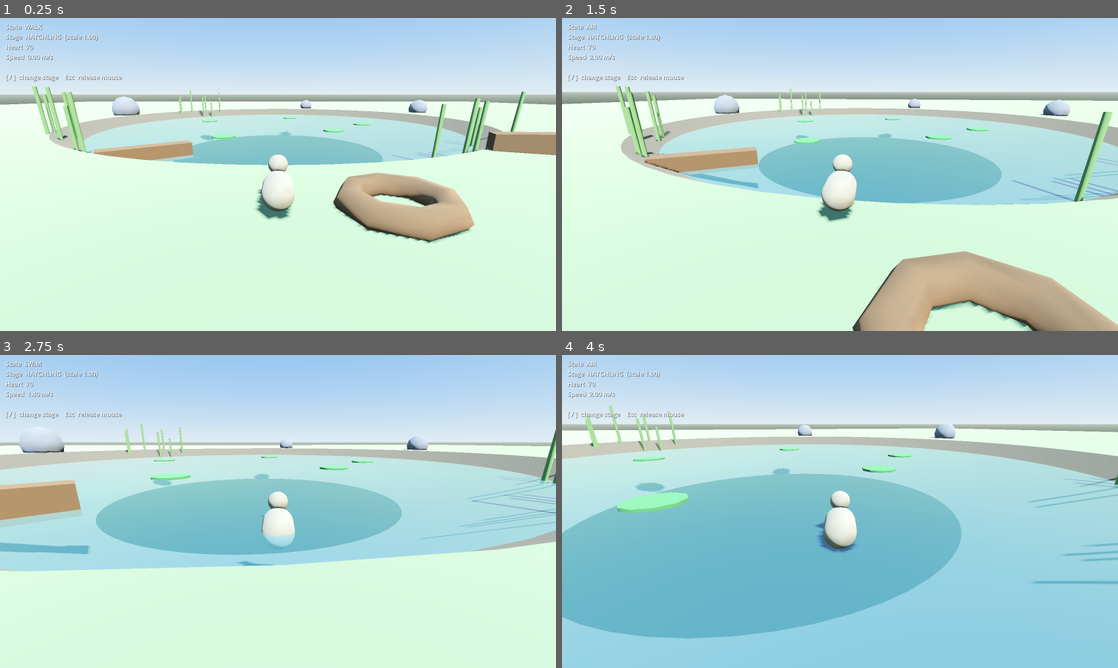
Above: before the commit, frames 1-4 (two rows, left to right).
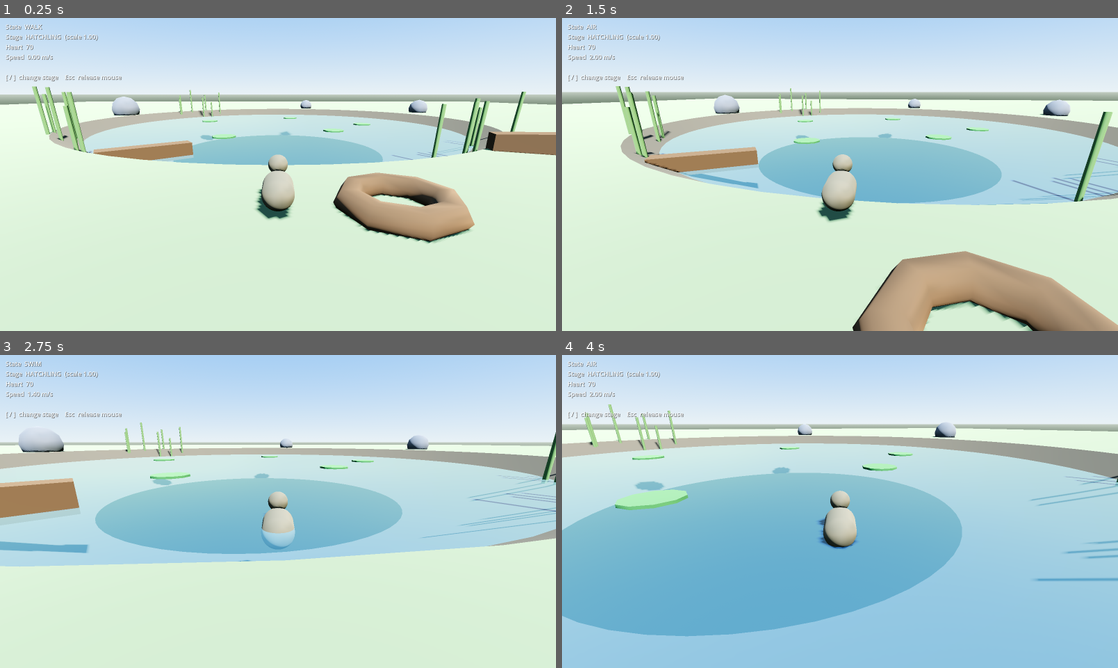
Above: after the commit, the same moments.

Repository: ProfessorZoltan/duckling
Game: Godot game, scene res://world/pond_greybox.tscn
Same seed, same stepped clock (60 frames per second), same inputs: the game is played once before the commit and once after it.
Inputs (mouse positions are in pixels of both pictures, inside the frame that each line leads up to):
- Up to frame 1 (0.25 s): no input
- Up to frame 2 (1.5 s): tap Enter at 0.5 s; move the mouse to (867, 174) at 0.52 s; hold W (move_forward) from 0.53 s (still down); tap Space (jump) at 0.77 s; move the mouse to (812, 174) at 1.27 s
- Up to frame 3 (2.75 s): keep holding W (move_forward); tap Space (jump) at 1.52 s; move the mouse to (289, 505) at 2.02 s
- Up to frame 4 (4 s): keep holding W (move_forward); move the mouse to (834, 517) at 2.77 s; tap Space (jump) at 3.02, 3.77 s; move the mouse to (878, 514) at 3.52 s

The runs differ from the first frame. In frame 1, 3.3% of the frame differs, in the area x 6-100%, y 22-72%; in frame 2, 2.6%; in frame 3, 5.6%, in the area x 0-100%, y 21-70%; in frame 4, 4.5%.

Commit message:
Tune P1 lighting and float height; add screenshot tour
Lower sun and sky ambient with ACES tonemapping so colors stop washing
out, darken the duckling's down, and sink the float height so the duck
sits half in the water instead of on it. Add tests/screenshot_tour.tscn,
which drives the duck around the pond and saves PNGs under a virtual
display, plus three captures in docs/screenshots linked from the README.

Co-Authored-By: Claude Fable 5.1 <noreply@anthropic.com>
Claude-Session: https://claude.ai/code/session_01RVpSAZoBzWw3XPSpjdvuT5

Diff:
--- a/game/player/player.gd
+++ b/game/player/player.gd
@@ -23,7 +23,7 @@
 @export var wobble_roll_degrees: float = 2.5
 @export var wobble_frequency: float = 7.0
 ## How far below the surface the origin sits when floating, at scale 1.0.
-@export var float_depth: float = 0.15
+@export var float_depth: float = 0.22
 @export var buoyancy: float = 18.0
 @export var water_drag: float = 6.0
 
--- a/game/player/player.tscn
+++ b/game/player/player.tscn
@@ -8,7 +8,7 @@
 height = 0.7
 
 [sub_resource type="StandardMaterial3D" id="StandardMaterial3D_down"]
-albedo_color = Color(0.62, 0.57, 0.48, 1)
+albedo_color = Color(0.5, 0.45, 0.36, 1)
 roughness = 0.9
 
 [sub_resource type="StandardMaterial3D" id="StandardMaterial3D_beak"]
--- /dev/null
+++ b/game/tests/screenshot_tour.gd
@@ -0,0 +1,50 @@
+extends Node
+## Captures a few screenshots of the pond for sharing. Not a test.
+##   xvfb-run -s "-screen 0 1600x900x24" godot --path . --rendering-driver opengl3 tests/screenshot_tour.tscn
+## Writes PNGs to user://screenshots/ (override with --out=<dir> after "--").
+
+var player: Player
+var frame: int = 0
+var out_dir: String = "user://screenshots"
+
+
+func _ready() -> void:
+	for arg in OS.get_cmdline_user_args():
+		if arg.begins_with("--out="):
+			out_dir = arg.trim_prefix("--out=")
+	DirAccess.make_dir_recursive_absolute(ProjectSettings.globalize_path(out_dir))
+	var pond: Node = load("res://world/pond_greybox.tscn").instantiate()
+	add_child(pond)
+	player = pond.get_node("Player")
+	Input.mouse_mode = Input.MOUSE_MODE_VISIBLE
+
+
+func _physics_process(_delta: float) -> void:
+	frame += 1
+	match frame:
+		30:
+			_shoot("01_spawn_at_nest")
+			Input.action_press("move_forward")
+		130:
+			_shoot("02_wobble_walk_to_shore")
+		330:
+			_shoot("03_paddling")
+		340:
+			Globals.stage = Globals.Stage.JUVENILE
+		420:
+			_shoot("04_juvenile_scale")
+			Input.action_release("move_forward")
+			Input.action_press("move_right")
+		600:
+			_shoot("05_lily_pads")
+			Input.action_release("move_right")
+		620:
+			get_tree().quit(0)
+
+
+func _shoot(name: String) -> void:
+	await RenderingServer.frame_post_draw
+	var img := get_viewport().get_texture().get_image()
+	var path := "%s/%s.png" % [out_dir, name]
+	img.save_png(path)
+	print("shot ", ProjectSettings.globalize_path(path), " state=", player.state_name())
--- /dev/null
+++ b/game/tests/screenshot_tour.tscn
@@ -0,0 +1,6 @@
+[gd_scene load_steps=2 format=3]
+
+[ext_resource type="Script" path="res://tests/screenshot_tour.gd" id="1_tour"]
+
+[node name="ScreenshotTour" type="Node"]
+script = ExtResource("1_tour")
--- a/game/world/pond_greybox.tscn
+++ b/game/world/pond_greybox.tscn
@@ -17,8 +17,9 @@
 background_mode = 2
 sky = SubResource("Sky_main")
 ambient_light_source = 3
-ambient_light_sky_contribution = 0.6
-tonemap_mode = 2
+ambient_light_sky_contribution = 0.35
+ambient_light_energy = 0.8
+tonemap_mode = 3
 adjustment_enabled = true
 adjustment_saturation = 1.0
 
@@ -63,7 +64,7 @@
 
 [node name="Sun" type="DirectionalLight3D" parent="."]
 rotation = Vector3(-0.9, 0.55, 0)
-light_energy = 1.2
+light_energy = 1.0
 shadow_enabled = true
 
 [node name="Terrain" type="CSGCombiner3D" parent="."]
Not shown, changed: README.md
Not shown, added: docs/screenshots/p1_juvenile_scale.png
Not shown, added: docs/screenshots/p1_paddling.png
Not shown, added: docs/screenshots/p1_spawn_at_nest.png
Not shown, changed: game/README.md
